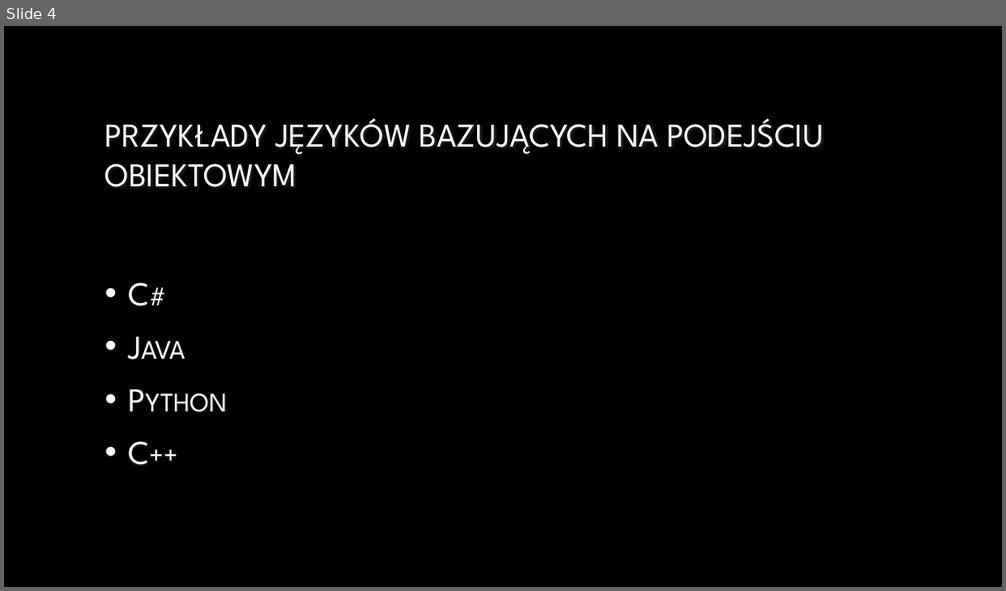
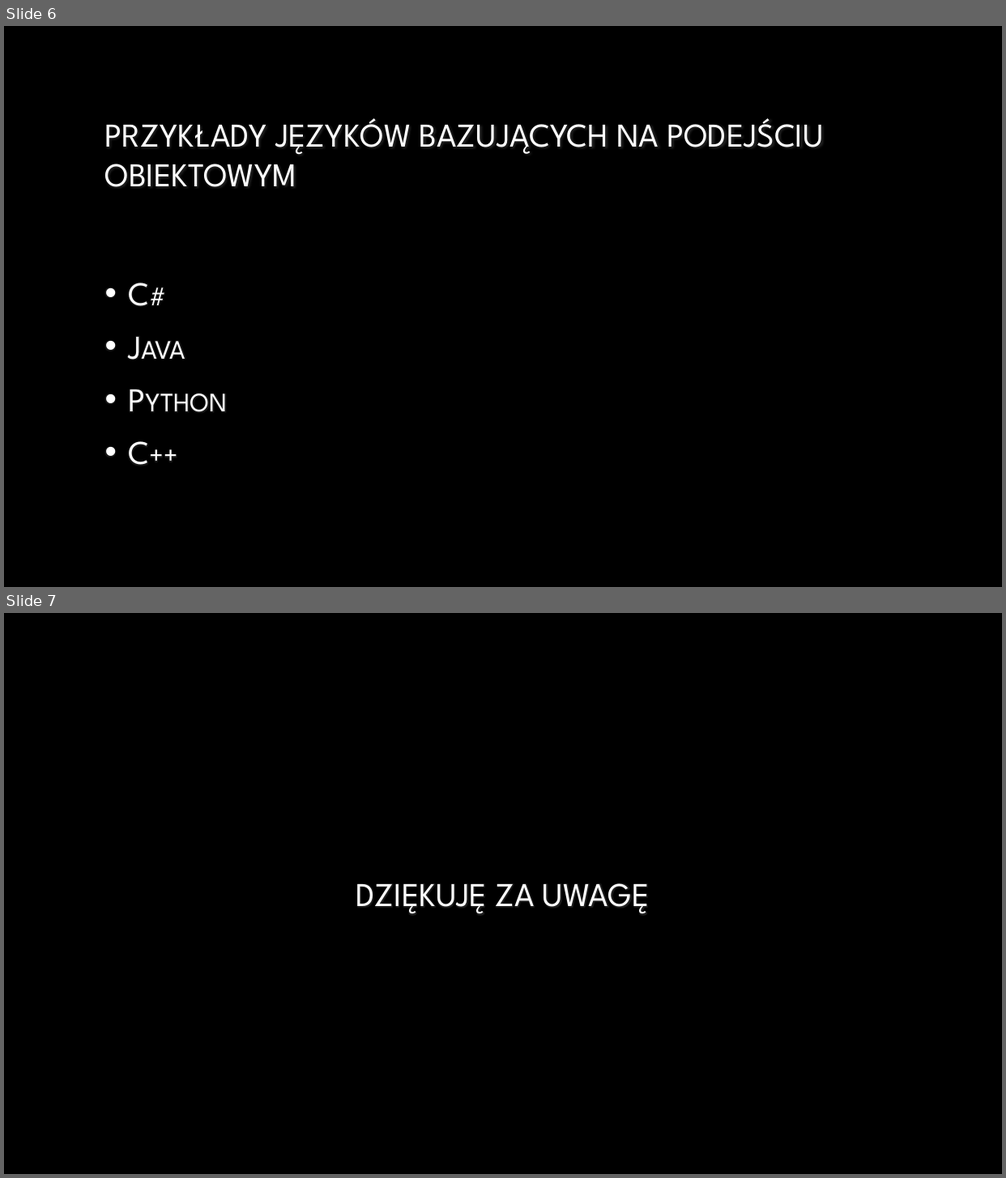
Before and after one commit to markow1997/AdvanceProgrammingTechniques_2223, a slide deck: ArturGrabowski/Presentation_ProblemyObiektowe.pptx. Shown one above the other, each under a label of ours: slide 4 before the commit, slides 6 and 7 after it. The pictures are 1006x591 and 1006x1178 pixels, drawn with LibreOffice and Linux fonts; fonts in the diff are those of the drawing; background and template pictures are left out. Boxes give left, top, right and bottom in pixels: in the first picture for what was removed or moved away, otherwise in the second. Text is boxed around its words. In the diff, an @@ line names an element or a change of style, - is before the commit and + after.

```diff
--- a/ArturGrabowski/Presentation_ProblemyObiektowe.pptx
+++ b/ArturGrabowski/Presentation_ProblemyObiektowe.pptx
@@ slide 7 added at (x1=4, y1=613, x2=1002, y2=1174), background picture (left out) @@
@@ title added at (x1=356, y1=884, x2=650, y2=914), 32 pt, text gradient #FFFFFF to #A6A6A6 @@
+DZIĘKUJĘ ZA UWAGĘ
@@ what was slide 4 is now slide 6 @@
```
Also in this commit, not shown: 3 other slides added, 1 slide removed, 1 other file.
